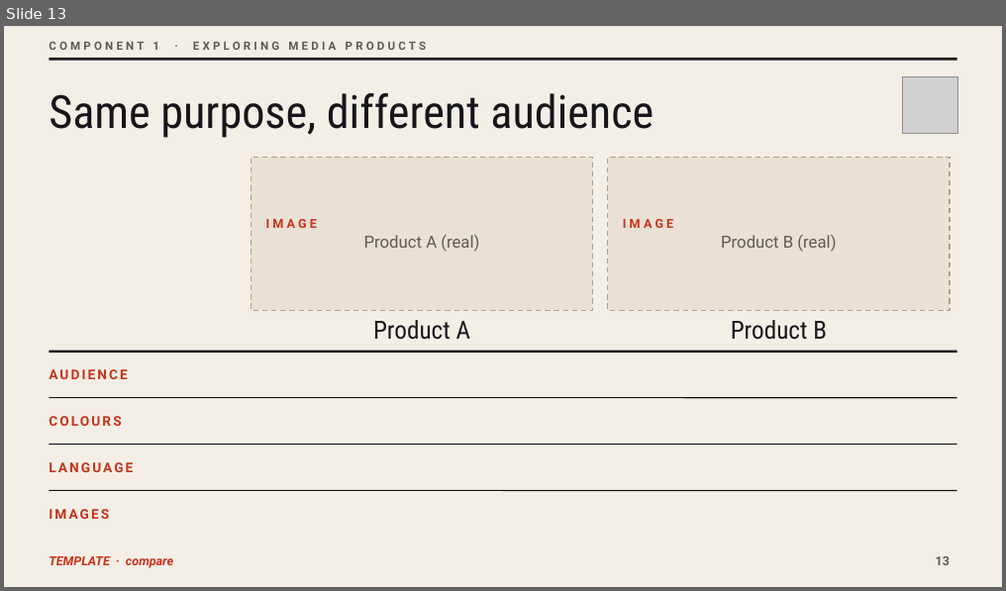
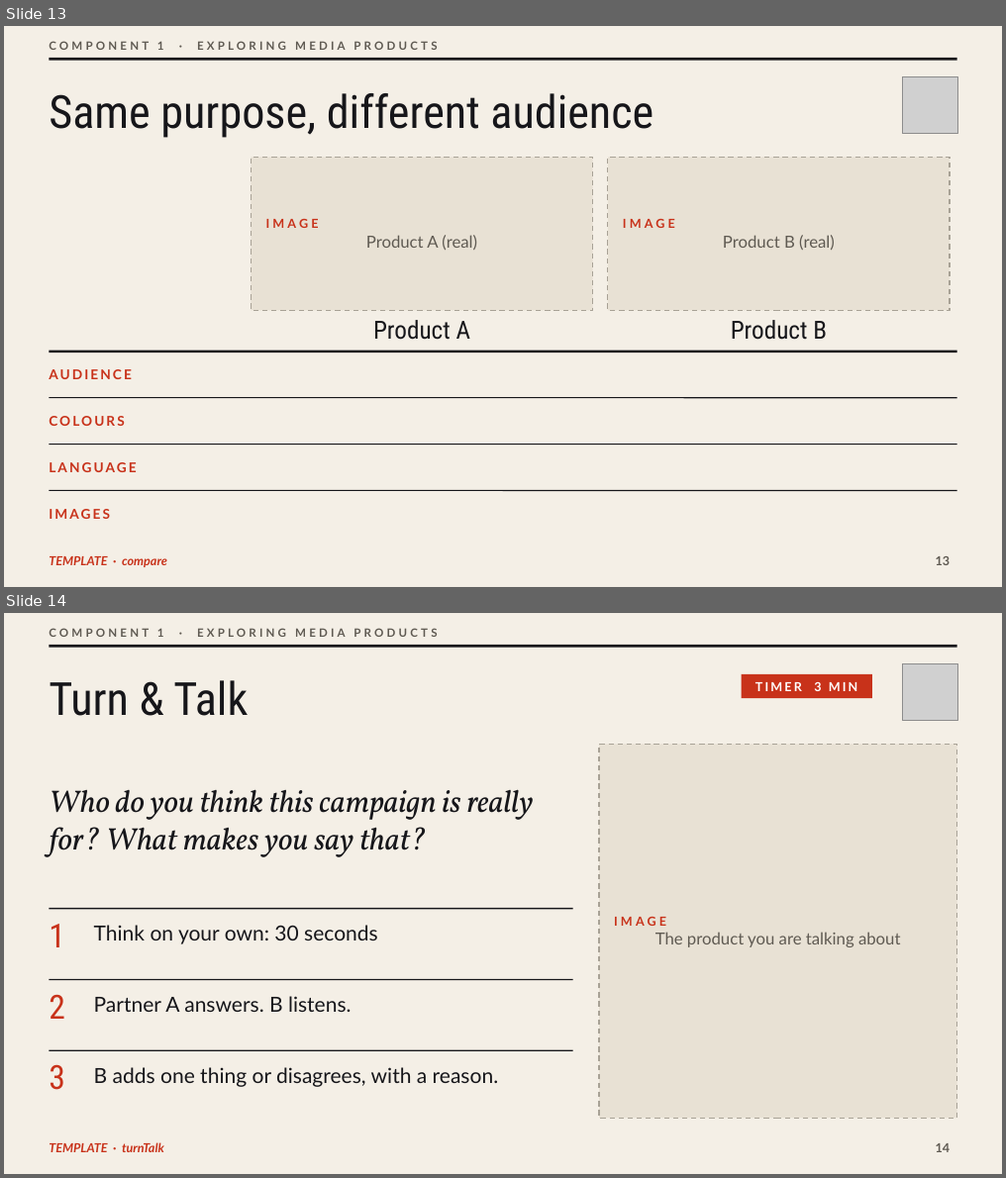
Before and after one commit to OGAComputing/interactive, a slide deck: _presentations/Y10_BTEC_CDM/C1_Deck_Template.pptx. Shown one above the other, each under a label of ours: slide 13 before the commit, slides 13 and 14 after it. The pictures are 1006x591 and 1006x1178 pixels, drawn with LibreOffice and Linux fonts; fonts in the diff are those of the drawing; grey boxes stand for pictures. Boxes give left, top, right and bottom in pixels: in the first picture for what was removed or moved away, otherwise in the second. Text is boxed around its words. In the diff, an @@ line names an element or a change of style, - is before the commit and + after.

```diff
--- a/_presentations/Y10_BTEC_CDM/C1_Deck_Template.pptx
+++ b/_presentations/Y10_BTEC_CDM/C1_Deck_Template.pptx
@@ slide 14 added at (4,613,1002,1174), background #F4EFE6; not listed: 2 template elements that a slide beside it also shows @@
@@ picture added at (902,663,958,720) @@
@@ title added at (49,680,248,716), 44 pt, text #16161A @@
+Turn & Talk
@@ rectangle added at (742,674,872,698), fill #C8321A @@
@@ text added at (755,682,858,691), 12 pt, text #FFFFFF, bold @@
+TIMER 3 MIN
@@ rectangle added at (599,744,957,1118), fill #E8E1D4, outline #A8A296 1.25 pt dashed @@
@@ text added at (49,789,533,858), 30 pt, text #16161A, italic @@
+Who do you think this campaign is really for? What makes you say that?
@@ line added from (49, 909) to (573, 909), #16161A 1.25 pt @@
@@ text added at (49,924,65,948), 32 pt, text #C8321A @@
+1
@@ text added at (94,925,378,945), 20 pt, text #16161A @@
+Think on your own: 30 seconds
@@ text added at (614,917,901,948), 16 pt, text #5F5A52 @@
+IMAGE
+The product you are talking about
@@ line added from (49, 980) to (573, 980), #16161A 1.25 pt @@
@@ text added at (49,995,65,1019), 32 pt, text #C8321A @@
+2
@@ text added at (94,996,350,1012), 20 pt, text #16161A @@
+Partner A answers. B listens.
@@ line added from (49, 1051) to (573, 1051), #16161A 1.25 pt @@
@@ text added at (49,1065,65,1090), 32 pt, text #C8321A @@
+3
@@ text added at (94,1067,498,1087), 20 pt, text #16161A @@
+B adds one thing or disagrees, with a reason.
@@ text added at (49,1143,164,1153), 12 pt, text #C8321A, bold, italic @@
+TEMPLATE · turnTalk
@@ page number added at (936,1144,950,1153), 12 pt, text #5F5A52, bold @@
+14
@@ slide 13 changed as well @@
@@ font Roboto to Lato in 8 elements at (266,219,477,250), (623,219,835,250), (49,370,132,379), (49,416,124,426), (49,463,136,472), (49,509,110,519), (49,557,167,568), (49,41,437,50) @@
```
Also in this commit, not shown: 16 other slides changed, 42 other files.
